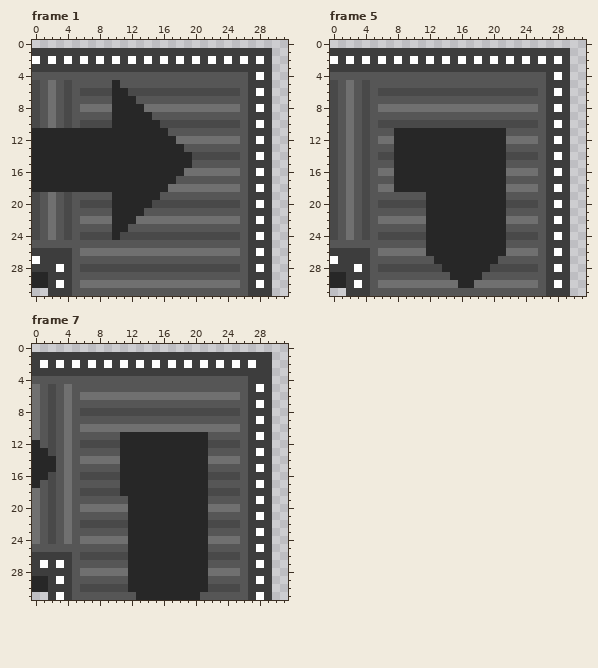
Pixel-art file, stored at Assets/Sprites/Conveyors/right down curve conv.aseprite. Above is the file before it was changed.
32x32 pixels, 11 frames. Shown: frame 1, frame 5, frame 7. The commit also changed other frames, which this record leaves out.
New version:
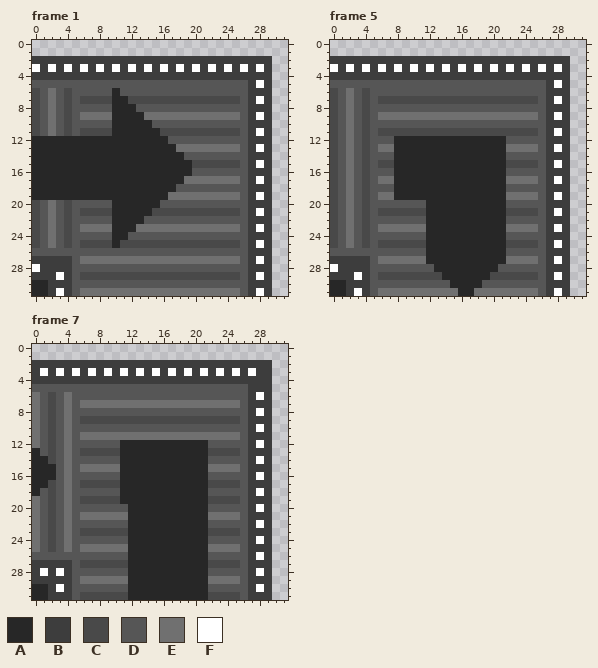
Palette (. is transparent): A #272727  B #3d3d3d  C #494949  D #565656  E #707070  F #ffffff
Changes in this commit:
Changed rows in their new state; - is an unchanged pixel.
Frame 1, layers "Layer 7", "down part", "Layer 6 Copy":
first column x 0:
 1 ..............................
 2 B-B-B-B-B-B-B-B-B-B-B-B-B-B-B-
 3 F-F-F-F-F-F-F-F-F-F-F-F-F-F-F-
 4 BBBBBBBBBBBBBBBBBBBBBBBBBBB-B-
 5 D-D-D-----D-----------------F-
 6 ------DDDD-DDDDDDDDDDDDDDD--B-
 7 ------CCCC--CCCCCCCCCCCCCC--F-
 8 ------DDDD---DDDDDDDDDDDDD--B-
 9 ------EEEE----EEEEEEEEEEEE--F-
10 ------DDDD-----DDDDDDDDDDD--B-
11 CDEDCDCCCC------CCCCCCCCCC--F-
12 -----------------DDDDDDDDD--B-
13 ------------------EEEEEEEE--F-
14 -------------------DDDDDDD--B-
15 --------------------CCCCCC--F-
16 -------------------ADDDDDD--B-
17 ------------------AEEEEEEE--F-
18 -----------------ADDDDDDDD--B-
19 AAAAAAAAAA------AEEEEEEEEE--F-
20 ------DDDD-----ADDDDDDDDDD--B-
21 ------CCCC----ACCCCCCCCCCC--F-
22 ------DDDD---ADDDDDDDDDDDD--B-
23 ------EEEE--AEEEEEEEEEEEEE--F-
24 ------DDDD-ADDDDDDDDDDDDDD--B-
25 C-E-C-CCCCACCCCCCCCCCCCCCC--F-
26 DDDDD-DDDDDDDDDDDDDDDDDDDD--B-
27 B-----EEEEEEEEEEEEEEEEEEEE--F-
28 F--B--DDDDDDDDDDDDDDDDDDDD--B-
29 BB-F--CCCCCCCCCCCCCCCCCCCC--F-
30 ---B--DDDDDDDDDDDDDDDDDDDD--B-
31 AA-F--EEEEEEEEEEEEEEEEEEEE--F-
Frame 5, layers "Layer 7", "down part", "Layer 6 Copy":
first column x 0:
 1 ..............................
 2 B-B-B-B-B-B-B-B-B-B-B-B-B-B-B-
 3 F-F-F-F-F-F-F-F-F-F-F-F-F-F-F-
 4 BBBBBBBBBBBBBBBBBBBBBBBBBBB-B-
 5 D-D-D-----------------------F-
 6 ------DDDDDDDDDDDDDDDDDDDD--B-
 7 ------CCCCCCCCCCCCCCCCCCCC--F-
 8 ------DDDDDDDDDDDDDDDDDDDD--B-
 9 ------EEEEEEEEEEEEEEEEEEEE--F-
10 ------DDDDDDDDDDDDDDDDDDDD--B-
11 ------CCCCCCCCCCCCCCCCCCCC--F-
12 ------DD--------------DDDD--B-
13 ------EE--------------EEEE--F-
14 ------DD--------------DDDD--B-
15 ------CC--------------CCCC--F-
16 ------DD--------------DDDD--B-
17 ------EE--------------EEEE--F-
18 ------DD--------------DDDD--B-
19 ------EEAAAA----------EEEE--F-
20 ------DDDDDD----------DDDD--B-
21 ------CCCCCC----------CCCC--F-
22 ------DDDDDD----------DDDD--B-
23 ------EEEEEE----------EEEE--F-
24 ------DDDDDD----------DDDD--B-
25 C-E-C-CCCCCC----------CCCC--F-
26 DDDDD-DDDDDD----------DDDD--B-
27 B-----EEEEEEA--------AEEEE--F-
28 F--B--DDDDDDDA------ADDDDD--B-
29 BB-F--CCCCCCCCA----ACCCCCC--F-
30 ---B--DDDDDDDDDA--ADDDDDDD--B-
31 AA-F--EEEEEEEEEEAAEEEEEEEE--F-
Frame 7, layers "Layer 7", "down part", "Layer 6 Copy":
first column x 0:
 1 ..............................
 2 -B-B-B-B-B-B-B-B-B-B-B-B-B-B--
 3 -F-F-F-F-F-F-F-F-F-F-F-F-F-F--
 4 BBBBBBBBBBBBBBBBBBBBBBBBBBB---
 5 D-D-D-----------------------B-
 6 ------DDDDDDDDDDDDDDDDDDDD--F-
 7 ------EEEEEEEEEEEEEEEEEEEE--B-
 8 ------DDDDDDDDDDDDDDDDDDDD--F-
 9 ------CCCCCCCCCCCCCCCCCCCC--B-
10 ------DDDDDDDDDDDDDDDDDDDD--F-
11 ------EEEEEEEEEEEEEEEEEEEE--B-
12 E-----DDDDD-----------DDDD--F-
13 -D----CCCCC-----------CCCC--B-
14 --C---DDDDD-----------DDDD--F-
15 ------EEEEE-----------EEEE--B-
16 --A---DDDDD-----------DDDD--F-
17 -A----CCCCC-----------CCCC--B-
18 A-----DDDDD-----------DDDD--F-
19 ------CCCCCA----------CCCC--B-
20 ------DDDDDD----------DDDD--F-
21 ------EEEEEE----------EEEE--B-
22 ------DDDDDD----------DDDD--F-
23 ------CCCCCC----------CCCC--B-
24 ------DDDDDD----------DDDD--F-
25 E-C-E-EEEEEE----------EEEE--B-
26 DDDDD-DDDDDD----------DDDD--F-
27 -B-B--CCCCCC----------CCCC--B-
28 -F-F--DDDDDD----------DDDD--F-
29 BB-B--EEEEEE----------EEEE--B-
30 ---F--DDDDDD----------DDDD--F-
31 AA-B--CCCCCCA--------ACCCC--B-
Where, in picture pixels (left, top, right, bottom), the same in both pictures:
changed: (32, 48, 272, 296)
changed: (330, 48, 570, 296)
changed: (32, 352, 272, 600)
